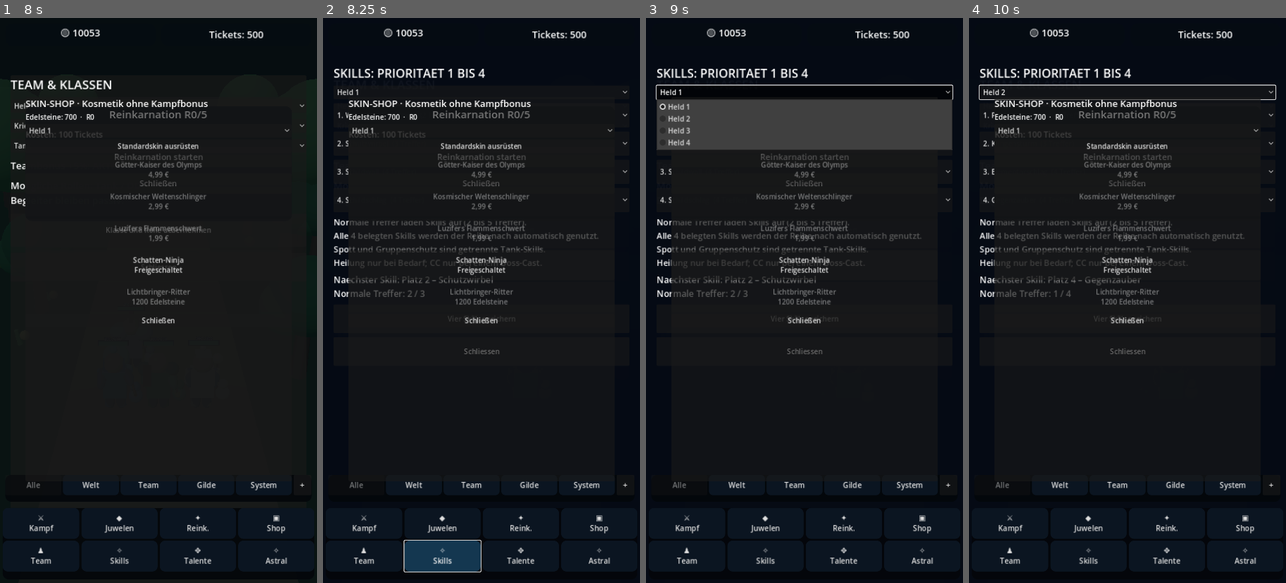
Above: before the commit, frames 1-4 (left to right).
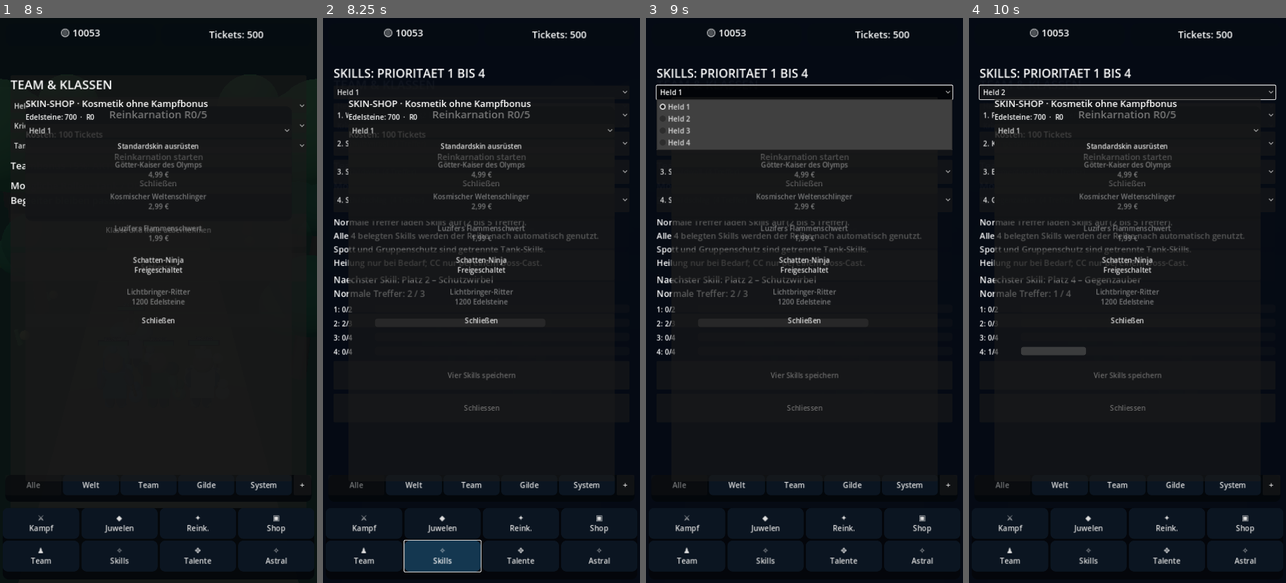
Above: after the commit, the same moments.

Repository: xynewageyx/TitanLegend
Game: Godot game, scene res://scenes/main.tscn
Two runs of this game, one before a commit and one after it. Both use one fixed random seed, a clock stepped at 60 frames per second and the inputs below.
Inputs:
- Up to frame 1 (8 s): click "⚔ Kampf" at 0.5 s; click "◆ Juwelen" at 1.25 s; click "✦ Reink." at 2 s; click "▣ Shop" at 2.75 s; click "♟ Team" at 3.5 s; click "Held 1" at 4.25 s; click "Krieger" at 5 s; click "Tank" at 5.75 s; click "Klasse und Rolle uebernehmen" at 6.5 s; click "Schliessen" at 7.25 s
- Up to frame 2 (8.25 s): click "✧ Skills" at 8 s
- Up to frame 3 (9 s): click "Held 1" at 8.75 s
- Up to frame 4 (10 s): click "1. Wuchtiger Einzelhieb (2 Tr…" at 9.5 s

Frame 1 is identical in both runs. In frame 2, 0.4% of the frame differs, in the area x 3-61%, y 51-70%; in frame 3, 0.4%; in frame 4, 0.7%.

Commit message:
Show four automatic skill charge indicators

Diff:
--- a/scripts/skill_menu.gd
+++ b/scripts/skill_menu.gd
@@ -5,6 +5,8 @@
 var skill_selectors: Array[OptionButton] = []
 var info: Label
 var charge_info: Label
+var charge_bars: Array[ProgressBar] = []
+var charge_labels: Array[Label] = []
 
 func _ready() -> void:
  visible = false
@@ -45,6 +47,19 @@
  charge_info.autowrap_mode = TextServer.AUTOWRAP_WORD_SMART
  charge_info.add_theme_font_size_override("font_size", 20)
  stack.add_child(charge_info)
+ for skill_index in range(4):
+  var skill_row := HBoxContainer.new()
+  stack.add_child(skill_row)
+  var label := Label.new()
+  label.custom_minimum_size.x = 90
+  skill_row.add_child(label)
+  charge_labels.append(label)
+  var bar := ProgressBar.new()
+  bar.size_flags_horizontal = Control.SIZE_EXPAND_FILL
+  bar.custom_minimum_size.y = 19
+  bar.show_percentage = false
+  skill_row.add_child(bar)
+  charge_bars.append(bar)
  var apply := Button.new()
  apply.text = "Vier Skills speichern"
  apply.custom_minimum_size.y = 65
@@ -73,6 +88,13 @@
  var progress: int = mini(needed, int(battle_manager.skill_hit_charge[hero]))
  var skill: String = TitanCrowdControl.ability_name(int(team_formation.class_ids[hero])) if ability == 7 else str(TitanSkillSystem.skill_for_role(role, ability).get("name", "Skill"))
  charge_info.text = "Naechster Skill: Platz %d – %s\nNormale Treffer: %d / %d" % [active_slot + 1, skill, progress, needed]
+ for index in range(4):
+  var equipped: int = int(battle_manager.skill_loadouts[hero][index])
+  var required: int = battle_manager._skill_hit_cost(role, equipped)
+  var is_active: bool = index == active_slot
+  charge_bars[index].max_value = required
+  charge_bars[index].value = progress if is_active else 0
+  charge_labels[index].text = ("%d: %d/%d" % [index + 1, progress if is_active else 0, required])
 
 func _refresh() -> void:
  var hero: int = hero_selector.selected
